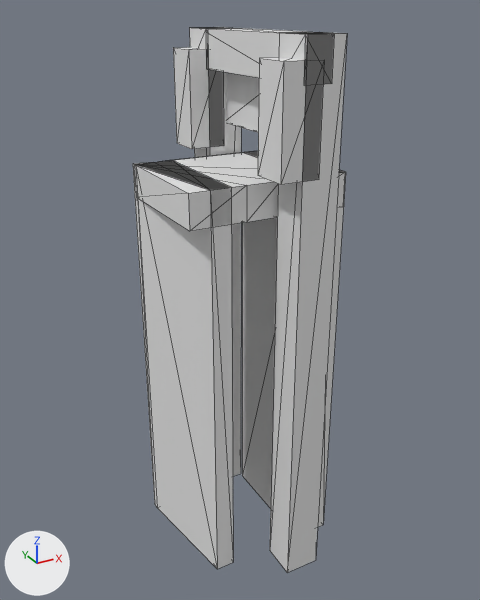
Two versions of the glTF model models/boskoop/boskoop-brug-3794f41c-29/boskoop-brug-3794f41c-29.glb, one commit apart.
Both versions are drawn from a 50 mm lens placed at (-7.36, -13.49, 3.62), pointed at (0.1, 0.07, -3.16). The lights are fixed; the arrows at lower left show +X, +Y and +Z. The first picture is the older version. Mesh edges are drawn as thin lines.

In view in the first picture: 'building:balans', 'building:balans 2', 'building:contragewicht', 'building:hamei', 'building:hamei 2', 'building:hangstang', 'building:hangstang 2', 'building:portaal', 'road:dek', 'road:landhoofd (aangenomen)', 'road:landhoofd (aangenomen) 2'.
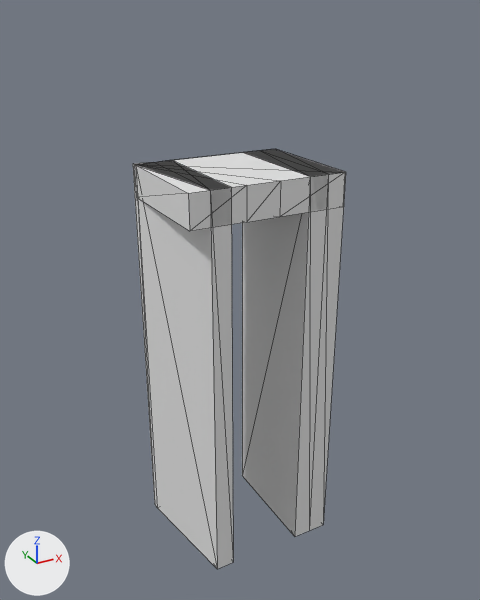
The change in detail:
Object 'building:hamei' (ob_building_hamei) is deleted.
Object 'building:hamei 2' (ob_building_hamei_2) is deleted.
Object 'building:portaal' (ob_building_portaal) is deleted.
Object 'building:balans' (ob_building_balans) is deleted.
Object 'building:hangstang' (ob_building_hangstang) is deleted.
Object 'building:balans 2' (ob_building_balans_2) is deleted.
Object 'building:hangstang 2' (ob_building_hangstang_2) is deleted.
Object 'building:contragewicht' (ob_building_contragewicht) is deleted.

What differs and where, as boxes (x1, y1, x2, y2) in the pictures (480 x 600 px):
'building:hamei 2', deleted: before (270, 32, 347, 573)
'building:hangstang 2', deleted: before (258, 57, 324, 185)
'building:hamei', deleted: before (195, 27, 241, 476)
'building:hangstang', deleted: before (173, 47, 224, 149)
'building:portaal', deleted: before (208, 28, 327, 78)
'building:contragewicht', deleted: before (226, 72, 259, 132)
'building:balans 2', deleted: before (279, 32, 334, 86)
'building:balans', deleted: before (189, 27, 214, 68)
'road:landhoofd (aangenomen) 2', unchanged, uncovered by the edit: before (242, 151, 346, 527); after (242, 149, 346, 536)
